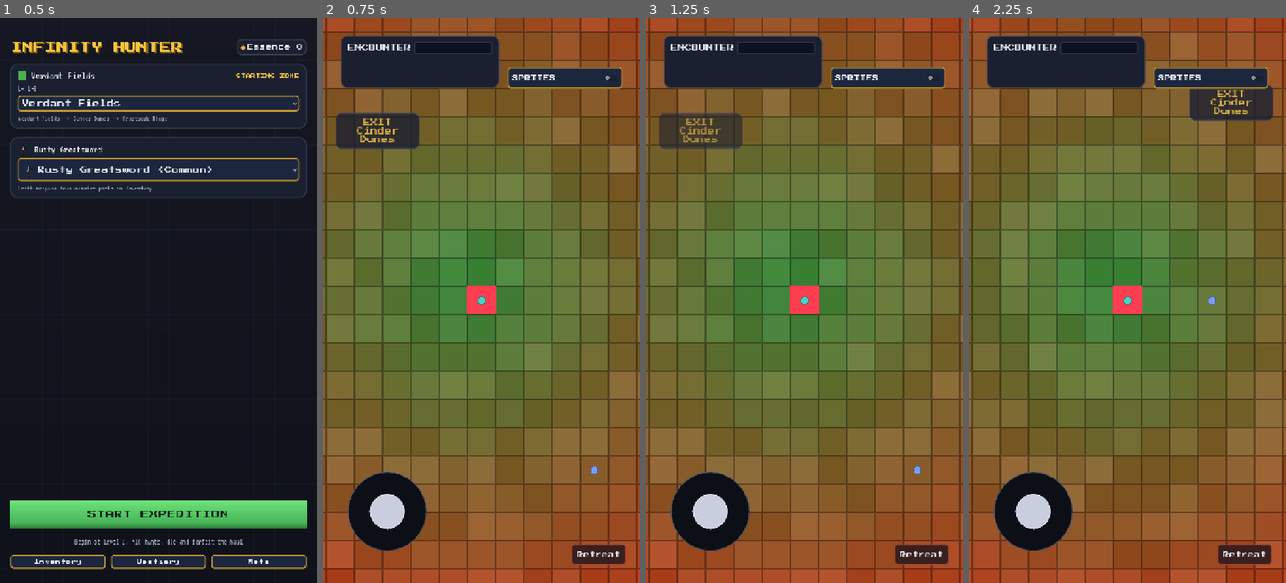
Above: before the commit, frames 1-4 (left to right).
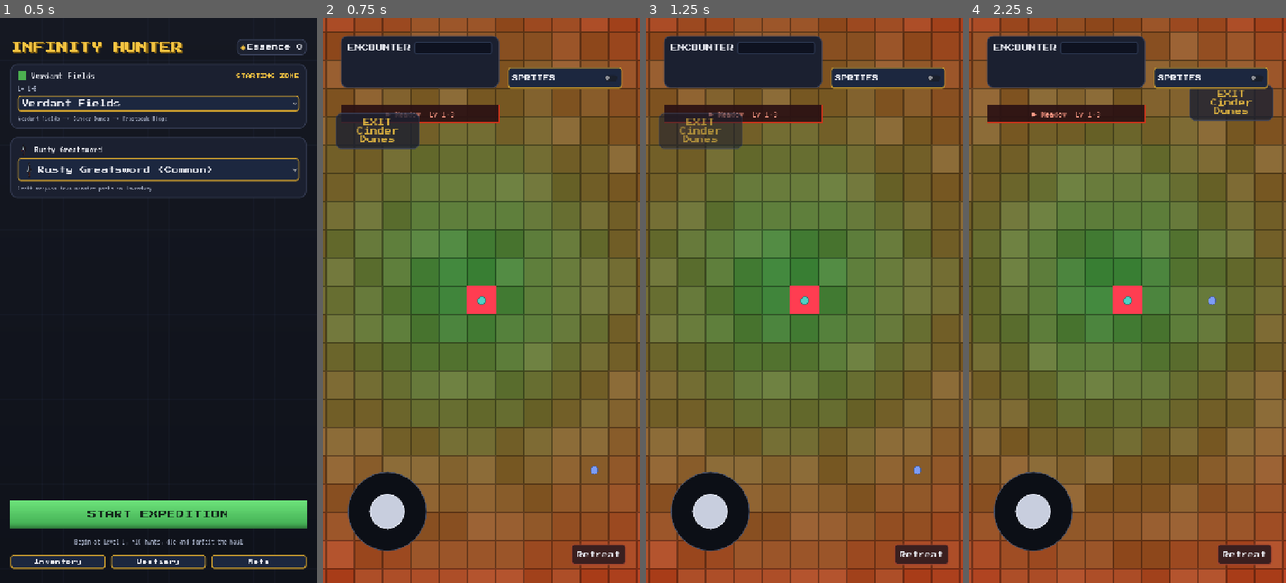
Above: after the commit, the same moments.

Repository: taigamura/infinity-hunter
Game: Godot game, scene res://src/ui/launch/launch_screen.tscn
Same seed, same stepped clock (60 frames per second), same inputs: the game is played once before the commit and once after it.
Inputs:
- Up to frame 1 (0.5 s): no input
- Up to frame 2 (0.75 s): click "START EXPEDITION" at 0.5 s
- Up to frame 3 (1.25 s): no input
- Up to frame 4 (2.25 s): click "Retreat" at 1.25 s; click "START EXPEDITION" at 2 s

Frame 1 is identical in both runs. In frame 2, 1.2% of the frame differs, in the area x 5-56%, y 15-19%; in frame 3, 1.5%; in frame 4, 1.6%.

Commit message:
Overworld: on-enter section banner + persistent recommended-level badge (#38)
Border crossings (detected via SectionLayout's cell->section lookup) now
reset the encounter gauge to 0 and slide in a banner with the section name
and recommended level; a persistent HUD badge (reusing the hot-strip slot)
shows the current section's level range at all times.

Diff:
--- a/src/ui/overworld/overworld_screen.gd
+++ b/src/ui/overworld/overworld_screen.gd
@@ -42,6 +42,11 @@
 const EXIT_PULSE_PERIOD := 1.1
 const MARKER_EDGE_MARGIN := 28.0
 
+# Section banner (issue #38): how long the on-enter banner holds fully
+# visible after sliding in before it fades back out.
+const SECTION_BANNER_HOLD := 1.6
+const SECTION_BANNER_FADE := 0.35
+
 # POI overlay (ADR-0001 slice B): small code-drawn tinted markers, one per
 # PoiLayout.generate() entry, rendered above the tilemap. No new art assets.
 const POI_MARKER_SIZE := 20
@@ -69,6 +74,8 @@
 @onready var retreat_button: Button = %RetreatButton
 @onready var gauge_bar: ProgressBar = %GaugeBar
 @onready var hot_strip_label: Label = %HotStripLabel
+@onready var section_banner: Control = %SectionBanner
+@onready var section_banner_label: Label = %SectionBannerLabel
 @onready var exit_marker: Control = %ExitMarker
 @onready var exit_marker_label: Label = %ExitMarkerLabel
 @onready var ui_layer: CanvasLayer = %UI
@@ -89,6 +96,8 @@
 var _pois: Array = []
 var _den_cells: Array = []
 var _zone_def: ZoneDef = null
+var _current_section_id := -1
+var _section_banner_tween: Tween = null
 
 func _ready() -> void:
 	var run: RunState = GameState.current_run
@@ -123,12 +132,17 @@
 	gauge_bar.value = 0.0
 	_build_gauge_style()
 	hot_strip_label.visible = false
+	section_banner.visible = false
 	var exit_zone: ZoneDef = GameState.zones.get(_travel_target_zone_id)
 	exit_marker_label.text = "EXIT\n%s" % (exit_zone.name if exit_zone != null else "???")
 	exit_marker.visible = _travel_target_zone_id != ""
 	_start_exit_pulse()
 	_update_exit_marker()
-	_update_hot_strip(SectionLayout.section_for_cell(tile_map.local_to_map(character.position), MAP_COLS, MAP_ROWS, _tier_ids))
+	# Spawn is inside a section already; establish it as the current section
+	# and show the persistent badge, but don't fire the on-enter banner —
+	# that's reserved for actually crossing a border during play.
+	_current_section_id = SectionLayout.section_for_cell(tile_map.local_to_map(character.position), MAP_COLS, MAP_ROWS, _tier_ids)
+	_update_hot_strip(_current_section_id)
 
 # Positions the exit marker over the exit cell's on-screen location, clamped
 # to the viewport edges so it reads as a directional pointer toward the hot
@@ -268,15 +282,50 @@
 	fill.texture = texture
 	gauge_bar.add_theme_stylebox_override("fill", fill)
 
+# Section name + recommended level for `tier_id` (a section id), e.g.
+# "Cinder Dunes  Lv 4-7". Falls back to "" when the tier/zone data isn't
+# resolvable (defensive; every painted cell has a known tier in practice).
+func _section_label(tier_id: int) -> String:
+	var index := _tier_ids.find(tier_id)
+	if index == -1 or _zone_def == null:
+		return ""
+	var band_name := _zone_def.band_name_for_tier_index(index, _tier_ids.size())
+	var tier_params: Dictionary = _tier_table.tier_params(tier_id) if _tier_table != null else {}
+	var level_min := int(tier_params.get("level_min", 0))
+	var level_max := int(tier_params.get("level_max", 0))
+	return "%s  Lv %d-%d" % [band_name, level_min, level_max]
+
+# Persistent HUD badge (issue #38): reuses the hot-strip slot to always show
+# the section the hunter currently stands in, not just its former "hot
+# region" warning. Still intensifies the ⚠ marker once the section is in the
+# upper half of the zone's danger tiers, matching the prior hot-strip cue.
 func _update_hot_strip(tier_id: int) -> void:
 	var index := _tier_ids.find(tier_id)
-	if index == -1:
+	var label := _section_label(tier_id)
+	if index == -1 or label == "":
 		hot_strip_label.visible = false
 		return
-	hot_strip_label.visible = index >= int(ceili(_tier_ids.size() / 2.0))
-	if hot_strip_label.visible and _zone_def != null:
-		var band_name := _zone_def.band_name_for_tier_index(index, _tier_ids.size())
-		hot_strip_label.text = "⚠ %s" % band_name if band_name != "" else ""
+	var is_hot := index >= int(ceili(_tier_ids.size() / 2.0))
+	hot_strip_label.visible = true
+	hot_strip_label.text = "%s %s" % ["⚠" if is_hot else "▸", label]
+
+# On-enter banner (issue #38): slides in over the map when a border crossing
+# resolves the hunter into a new section, holds briefly, then fades out.
+# Killing/replacing any in-flight tween lets rapid border hops (e.g. walking
+# back and forth on a boundary) restart cleanly instead of stacking tweens.
+func _show_section_banner(tier_id: int) -> void:
+	var label := _section_label(tier_id)
+	if label == "":
+		return
+	section_banner_label.text = label
+	section_banner.visible = true
+	section_banner.modulate.a = 1.0
+	if _section_banner_tween != null and _section_banner_tween.is_valid():
+		_section_banner_tween.kill()
+	_section_banner_tween = create_tween()
+	_section_banner_tween.tween_interval(SECTION_BANNER_HOLD)
+	_section_banner_tween.tween_property(section_banner, "modulate:a", 0.0, SECTION_BANNER_FADE)
+	_section_banner_tween.tween_callback(func(): section_banner.visible = false)
 
 # Player character sprite: a Gen-4-style humanoid overworld walk sheet
 # (assets/sprites/player_ethan.png, a 4x4 grid of 64x64 frames — rows are
@@ -354,7 +403,12 @@
 
 func _tick_encounter() -> void:
 	var cell := tile_map.local_to_map(character.position)
-	var tier_id := tile_map.get_cell_source_id(0, cell)
+	var tier_id := SectionLayout.section_for_cell(cell, MAP_COLS, MAP_ROWS, _tier_ids)
+	if tier_id != _current_section_id:
+		_current_section_id = tier_id
+		_gauge = 0.0
+		gauge_bar.value = 0.0
+		_show_section_banner(tier_id)
 	var tier_params: Dictionary = _tier_table.tier_params(tier_id) if _tier_table != null else {}
 	tier_params = _apply_den_bias(tier_params, cell)
 
--- a/src/ui/overworld/overworld_screen.tscn
+++ b/src/ui/overworld/overworld_screen.tscn
@@ -108,6 +108,30 @@
 horizontal_alignment = 1
 vertical_alignment = 1
 text = "⚠ Hot region - gauge fills fast"
+
+[node name="SectionBanner" type="PanelContainer" parent="UI"]
+unique_name_in_owner = true
+visible = false
+anchors_preset = 5
+anchor_left = 0.5
+anchor_right = 0.5
+offset_left = -220.0
+offset_top = 24.0
+offset_right = 220.0
+offset_bottom = 96.0
+grow_horizontal = 2
+theme_override_styles/panel = SubResource("StyleBoxFlat_hotstrip")
+
+[node name="SectionBannerLabel" type="Label" parent="UI/SectionBanner"]
+unique_name_in_owner = true
+layout_mode = 2
+theme_override_fonts/font = ExtResource("3_vt323")
+theme_override_font_sizes/font_size = 24
+theme_override_colors/font_color = Color(1, 0.6039216, 0.5254902, 1)
+horizontal_alignment = 1
+vertical_alignment = 1
+autowrap_mode = 2
+text = "Section"
 
 [node name="ExitMarker" type="PanelContainer" parent="UI"]
 unique_name_in_owner = true
--- a/tests/unit/test_scenes_smoke.gd
+++ b/tests/unit/test_scenes_smoke.gd
@@ -180,6 +180,13 @@
 	assert_not_null(gauge_bar, "overworld %GaugeBar must exist")
 	var hot_strip_label: Label = screen.get_node("%HotStripLabel")
 	assert_not_null(hot_strip_label, "overworld %HotStripLabel must exist")
+	assert_true(hot_strip_label.visible, "the persistent section badge (reusing the hot-strip slot) must be visible on spawn")
+	assert_true(hot_strip_label.text != "", "section badge must show the current section's recommended level")
+	var section_banner: Control = screen.get_node("%SectionBanner")
+	assert_not_null(section_banner, "overworld %SectionBanner must exist")
+	assert_false(section_banner.visible, "the on-enter banner must be hidden until a border is crossed")
+	var section_banner_label: Label = screen.get_node("%SectionBannerLabel")
+	assert_not_null(section_banner_label, "overworld %SectionBannerLabel must exist")
 	var exit_marker: Control = screen.get_node("%ExitMarker")
 	assert_not_null(exit_marker, "overworld %ExitMarker must exist")
 	var exit_marker_label: Label = screen.get_node("%ExitMarkerLabel")
@@ -201,3 +208,28 @@
 	if poi_layer != null:
 		assert_true(poi_layer.get_child_count() > 0, "poi layer must contain at least one marker (camp/portal are always placed)")
 	_cleanup(screen)
+
+func test_overworld_section_border_crossing_resets_gauge_and_shows_banner() -> void:
+	_setup_minimal_run()
+	var screen: Node2D = _instantiate(OVERWORLD_SCENE)
+	var gauge_bar: ProgressBar = screen.get_node("%GaugeBar")
+	var section_banner: Control = screen.get_node("%SectionBanner")
+
+	# Fake a partway-filled gauge, then move the character to the outer ring
+	# (a different section than the center camp spawn) and tick the encounter
+	# system directly, the same call _physics_process makes every frame the
+	# hunter moves.
+	screen._gauge = 50.0
+	gauge_bar.value = 50.0
+	var outer_cell := Vector2i(screen.MAP_COLS / 2, 0)
+	screen.character.position = Vector2(outer_cell) * float(screen.TILE_SIZE)
+	screen._tick_encounter()
+
+	# The border-crossing reset zeroes the gauge before EncounterSystem.tick
+	# advances it by one tier tick, so post-tick it must be far below the
+	# pre-crossing 50 (a full tick alone can't span that gap) rather than
+	# carrying the old fill forward.
+	assert_lt(screen._gauge, 50.0, "crossing a section border must reset the encounter gauge before ticking")
+	assert_eq(gauge_bar.value, screen._gauge, "the gauge bar must reflect the reset")
+	assert_true(section_banner.visible, "crossing a section border must show the on-enter banner")
+	_cleanup(screen)
Not shown, changed: .ralph/fix_plan.md
